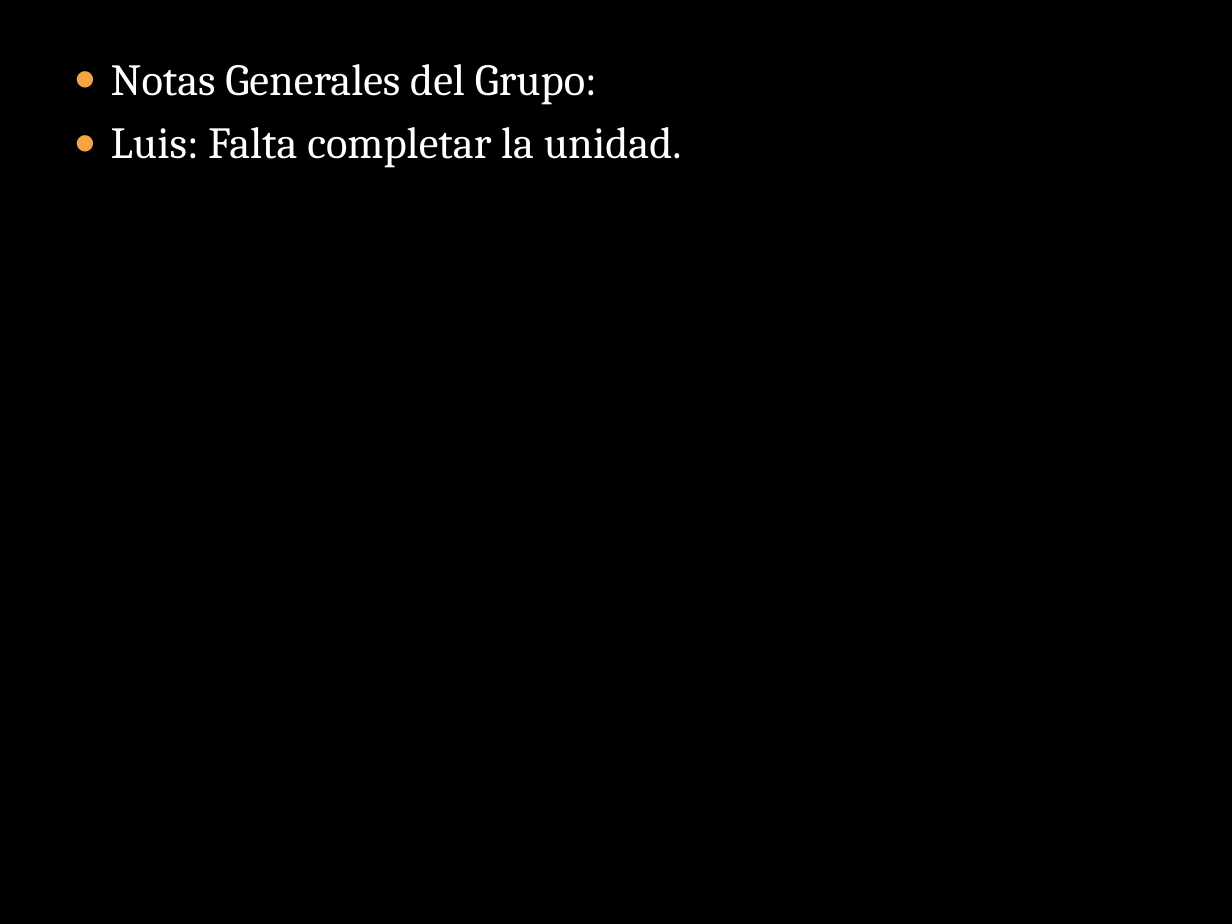
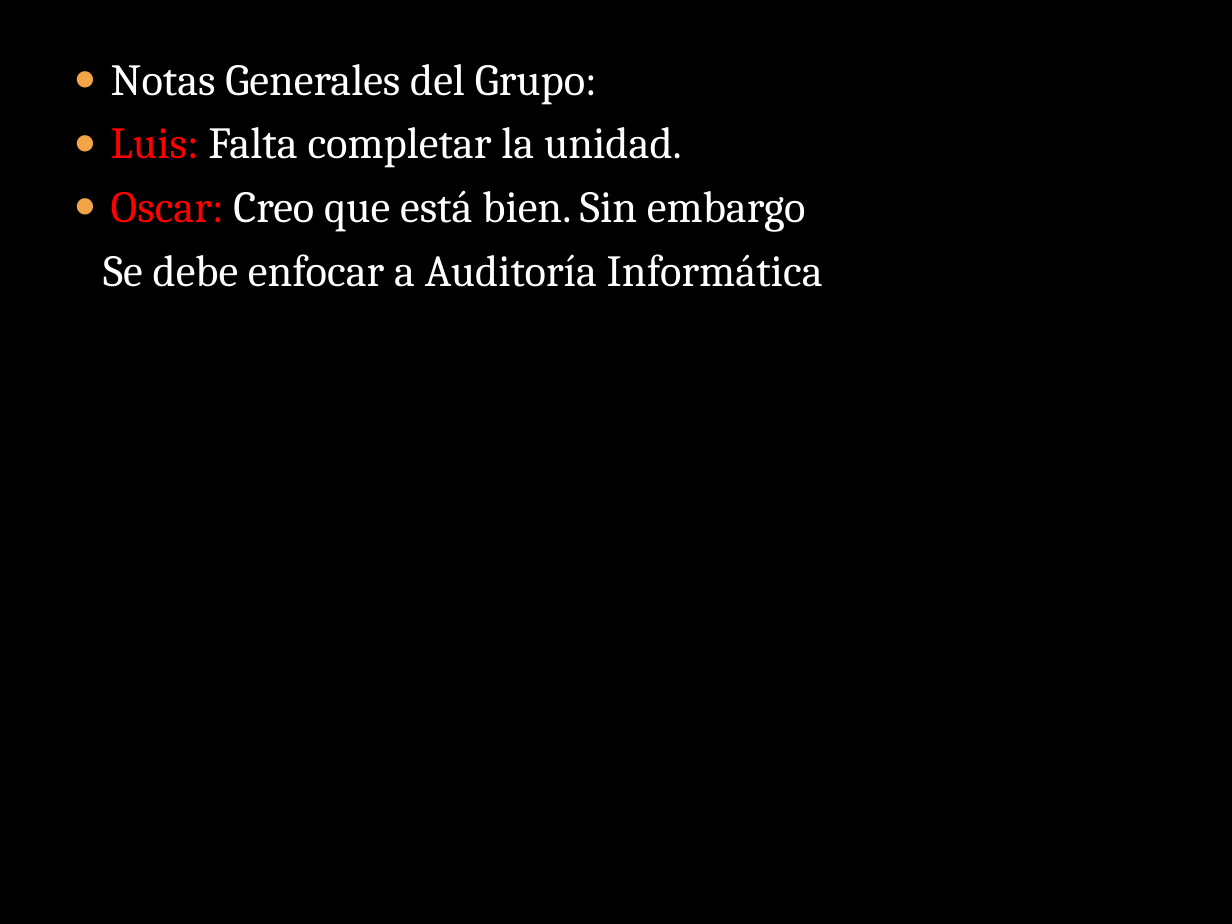
Before and after one commit to lc850/auditoria, a slide deck: slide 6 of HECTOR.pptx. Drawn at 1232x924 pixels with LibreOffice and Linux fonts; fonts in the diff are those of the drawing; background and template pictures are left out. Boxes give left, top, right and bottom in pixels: in the first picture for what was removed or moved away, otherwise in the second. Text is boxed around its words. In the diff, an @@ line names an element or a change of style, - is before the commit and + after.

Commit message:
Unidad I Comentarios Oscar

```diff
--- a/HECTOR.pptx
+++ b/HECTOR.pptx
@@ text at [111,127,682,168]: text colour #FFFFFF to #FF0000 in "Luis:" @@
@@ text at [103,190,823,287]: paragraphs added @@
+● Oscar: Creo que está bien. Sin embargo
+Se debe enfocar a Auditoría Informática
```
